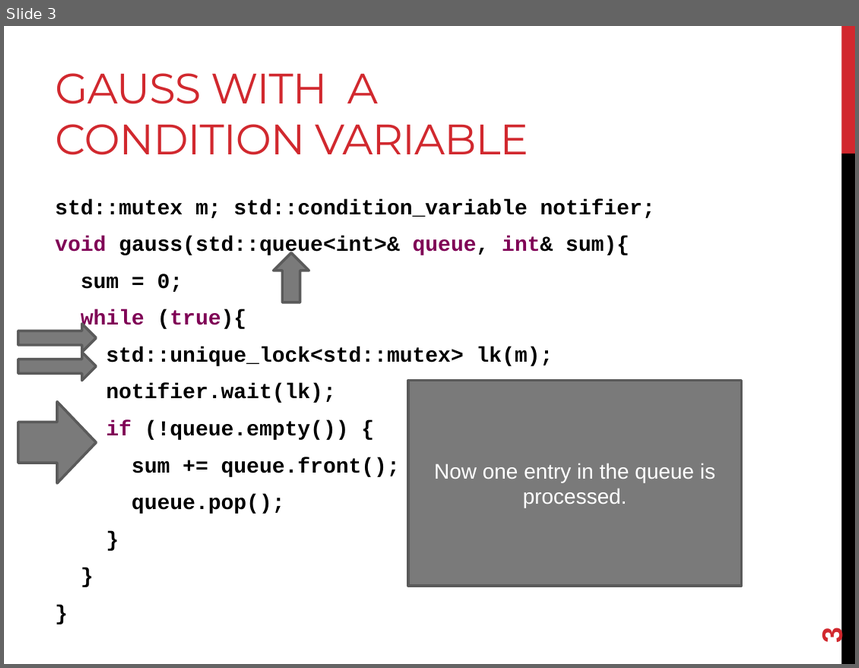
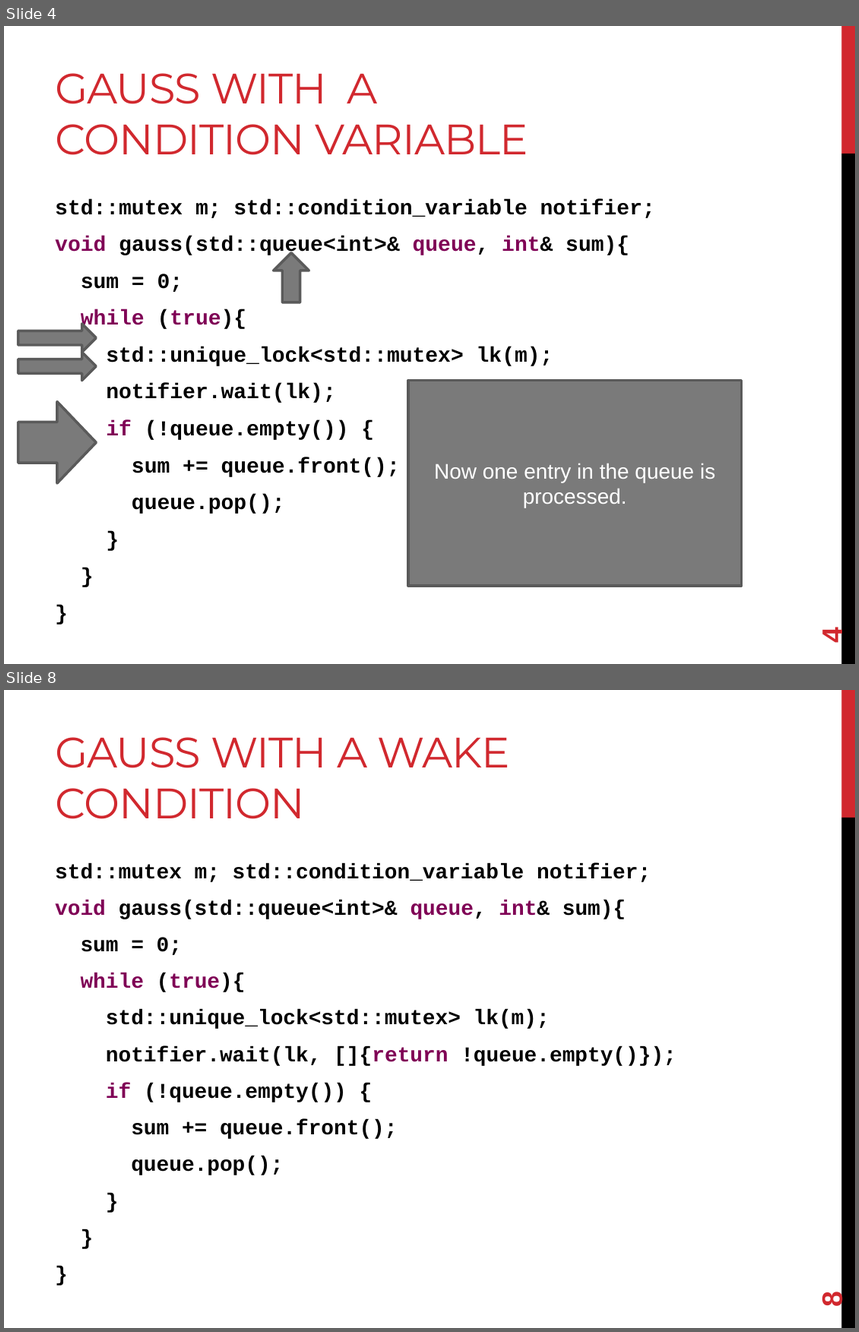
Before and after one commit to joshpeterson/DevelopingConcurrentSoftware, a slide deck: Lectures/Asynchronous Operations/Asynchronous Operations.pptx. Shown one above the other, each under a label of ours: slide 3 before the commit, slides 4 and 8 after it; the slides between them are not shown. The pictures are 859x668 and 859x1332 pixels, drawn with LibreOffice and Linux fonts; fonts in the diff are those of the drawing. Boxes give left, top, right and bottom in pixels: in the first picture for what was removed or moved away, otherwise in the second. Text is boxed around its words. In the diff, an @@ line names an element or a change of style, - is before the commit and + after.

```diff
--- a/Lectures/Asynchronous Operations/Asynchronous Operations.pptx
+++ b/Lectures/Asynchronous Operations/Asynchronous Operations.pptx
@@ slide 8 added at [4, 690, 855, 1328], background #FFFFFF; not listed: 2 template elements that a slide beside it also shows @@
@@ title added at [55, 737, 510, 819], 36 pt, text #D1282E @@
+GAUSS WITH A WAKE CONDITION
@@ text added at [55, 863, 677, 1176], 17.9 pt, text #000000, bold @@
+std::mutex m; std::condition_variable notifier;
+void gauss(std::queue<int>& queue, int& sum){
+sum = 0;
+while (true){
+std::unique_lock<std::mutex> lk(m);
+notifier.wait(lk, []{return !queue.empty()});
+if (!queue.empty()) {
+sum += queue.front();
+queue.pop();
+}
+}
+}
@@ page number added at [816, 1293, 848, 1308], 24 pt, text #D1282E, bold @@
+8
@@ what was slide 3 is now slide 4 @@
@@ page number at [816, 629, 848, 644]: text changed @@
-3
+4
```
Also in this commit, not shown: 4 slides changed, 7 other slides added, 4 other files.
